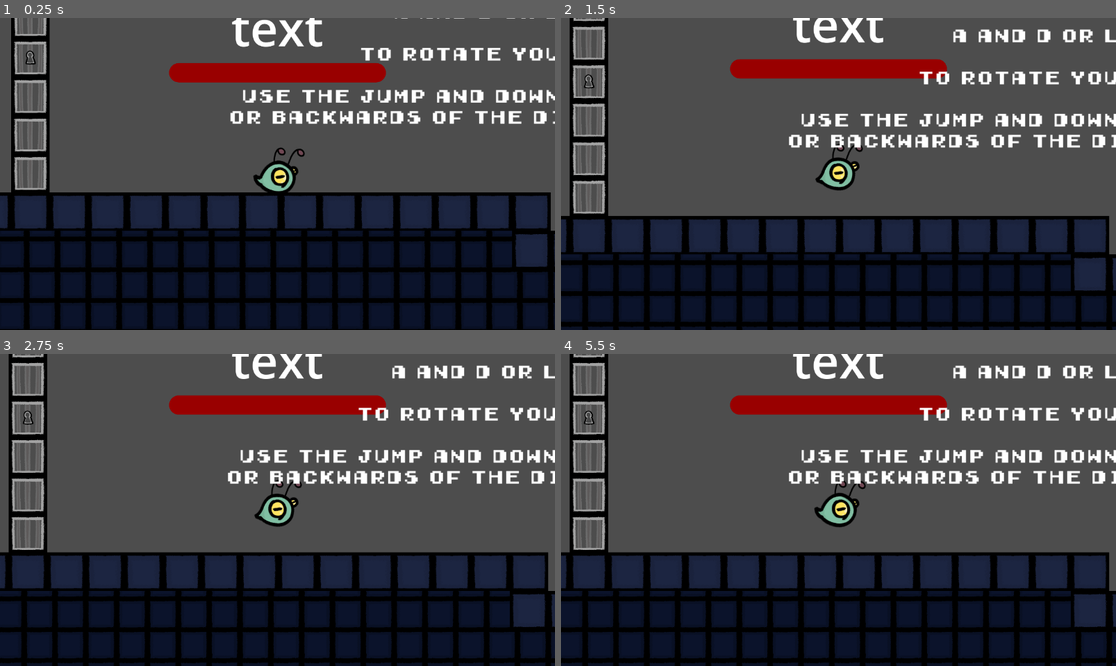
Above: before the commit, frames 1-4 (two rows, left to right).
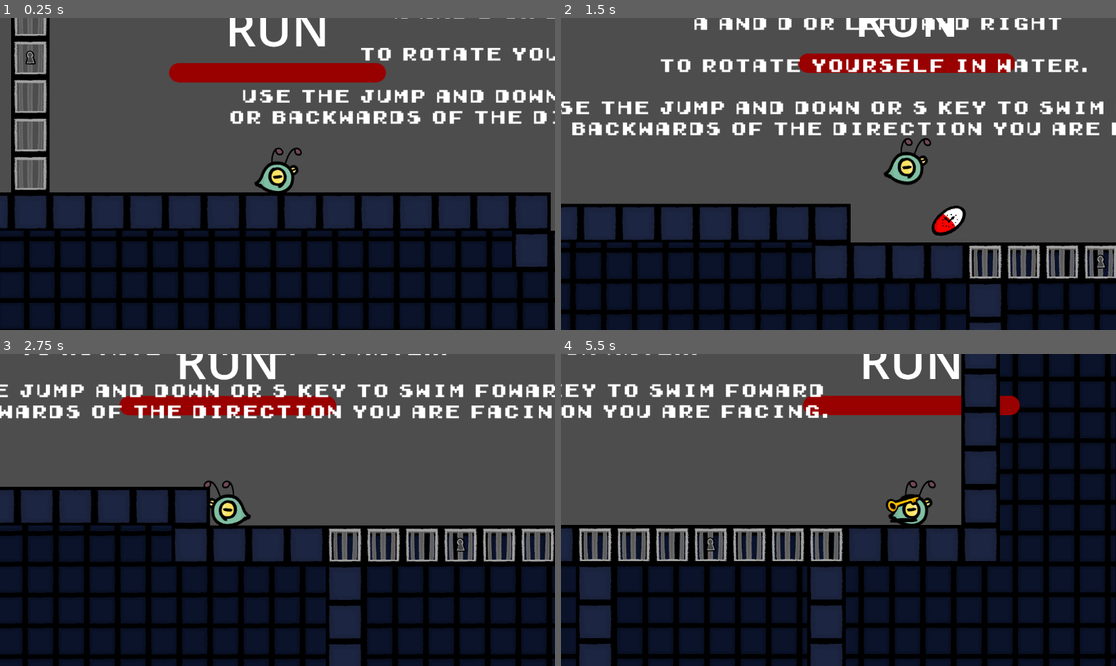
Above: after the commit, the same moments.

Repository: alexeiMikhail/evo
Game: Godot game, scene res://level_1.tscn
Same seed, same stepped clock (60 frames per second), same inputs: the game is played once before the commit and once after it. This scene is started directly instead of the project's main scene.
Inputs:
- Up to frame 1 (0.25 s): no input
- Up to frame 2 (1.5 s): tap Space at 0.5, 1.25 s; hold Right (move_right) from 0.53 s (still down); tap Shift (dash) at 0.6, 1.35 s; tap Up (jump) at 0.77 s
- Up to frame 3 (2.75 s): tap Up (jump) at 1.52 s; tap Space at 2 s; release Right (move_right) at 2.03 s; hold Left (move_left) from 2.03 s (still down); tap Shift (dash) at 2.1 s
- Up to frame 4 (5.5 s): tap Space at 2.75, 3.5, 4.25 s; tap Shift (dash) every 0.75 s from 2.85 to 5.1 s; tap Up (jump) at 3.02, 3.77, 4.52 s; release Left (move_left) at 4.28 s; hold Right (move_right) from 4.28 s (still down)

The runs differ from the first frame. In frame 1, 1.4% of the frame differs, in the area x 41-59%, y 0-56%; in frame 2, 41%; in frame 3, 39%; in frame 4, 48%, in the area x 0-100%, y 0-100%.
Error before the commit: Trying to assign value of type 'AnimatedSprite2D' to a variable of type 'Sprite2D'. (res://alien.gd:6)

Commit message:
Added logic to handle animation
Uses new animate() func to handle what animation should be getting played. Also renamed the AnimatedSprite2D "Sprite2D" to "AnimatedSprite2D", as well as renaming its reference variable in a similar way. In that node, added spots for all normal and idle animations. Only "swim" is currently animated.

Diff:
--- a/alien.gd
+++ b/alien.gd
@@ -3,7 +3,7 @@
 
 @onready var change_timer: Timer = %ChangeTimer
 @onready var progress_bar: ProgressBar = %ProgressBar
-@onready var sprite_2d: Sprite2D = %Sprite2D
+@onready var animated_sprite_2d: AnimatedSprite2D = %AnimatedSprite2D
 @onready var label: Label = %Label
 @onready var dash_timer: Timer = %DashTimer
 @onready var coyote_timer: Timer = %CoyoteTimer
@@ -25,7 +25,7 @@
 @export var RUN_SPEED: float = 400.0
 @export var JUMP_VELOCITY: float = -500.0
 @export var X_ACCELERATION: float = 25
-@export var SWIM_SPEED: float = 5000.0
+@export var SWIM_SPEED: float = 3000.0
 @export var ROTATION_SPEED: float = 5.0
 @export var HOP_SPEED: float = 1000.0
 
@@ -60,13 +60,15 @@
 	if was_on_floor and not is_on_floor():
 		coyote_timer.start()
 
+	animate()
+
 
 func change_state():
 	@warning_ignore("int_as_enum_without_cast")
 	if state == States.SWIM:
 		self.rotation = 0
 	elif state == States.FLY:
-		sprite_2d.flip_h = false
+		animated_sprite_2d.flip_h = false
 
 	state = (state + 1) % States.COUNT
 	label.text = States.keys()[state]
@@ -143,7 +145,7 @@
 	is_dashing = true
 	dash_timer.start()
 	if state == States.RUN or state == States.FLY:
-		if sprite_2d.flip_h:
+		if animated_sprite_2d.flip_h:
 			dash_direction = Vector2(-1, 0)
 		else:
 			dash_direction = Vector2(1, 0)
@@ -174,7 +176,7 @@
 	var direction := Input.get_axis("move_left", "move_right")
 	if direction:
 		velocity.x = move_toward(velocity.x, direction * RUN_SPEED * modifier, X_ACCELERATION)
-		sprite_2d.flip_h = direction < 0
+		animated_sprite_2d.flip_h = direction < 0
 	else:
 		velocity.x = move_toward(velocity.x, 0, X_ACCELERATION)
 
@@ -204,6 +206,23 @@
 	if not player_direction:
 		pass
 
-
 func die():
 	pass
+
+func animate():
+	match state:
+		States.RUN:
+			if velocity > Vector2.ZERO:
+				animated_sprite_2d.play("run")
+			else:
+				animated_sprite_2d.play("run_idle")
+		States.SWIM:
+			if velocity > Vector2.ZERO:
+				animated_sprite_2d.play("swim")
+			else:
+				animated_sprite_2d.play("swim_idle")
+		States.FLY:
+			if velocity > Vector2.ZERO:
+				animated_sprite_2d.play("fly")
+			else:
+				animated_sprite_2d.play("fly_idle")
--- a/alien.tscn
+++ b/alien.tscn
@@ -17,6 +17,26 @@
 
 [sub_resource type="SpriteFrames" id="SpriteFrames_hw111"]
 animations = [{
+"frames": [],
+"loop": true,
+"name": &"fly",
+"speed": 5.0
+}, {
+"frames": [],
+"loop": true,
+"name": &"fly_idle",
+"speed": 5.0
+}, {
+"frames": [],
+"loop": true,
+"name": &"run",
+"speed": 5.0
+}, {
+"frames": [],
+"loop": true,
+"name": &"run_idle",
+"speed": 5.0
+}, {
 "frames": [{
 "duration": 1.0,
 "texture": SubResource("AtlasTexture_u6tm7")
@@ -30,6 +50,11 @@
 "loop": true,
 "name": &"swim",
 "speed": 8.0
+}, {
+"frames": [],
+"loop": true,
+"name": &"swim_idle",
+"speed": 5.0
 }]
 
 [sub_resource type="CircleShape2D" id="CircleShape2D_wy5bg"]
@@ -53,12 +78,10 @@
 scale = Vector2(0.4, 0.4)
 script = ExtResource("1_qk2m3")
 
-[node name="Sprite2D" type="AnimatedSprite2D" parent="."]
+[node name="AnimatedSprite2D" type="AnimatedSprite2D" parent="."]
 unique_name_in_owner = true
 sprite_frames = SubResource("SpriteFrames_hw111")
 animation = &"swim"
-autoplay = "swim"
-frame_progress = 0.758892
 
 [node name="CollisionShape2D" type="CollisionShape2D" parent="."]
 position = Vector2(0, 1.52588e-05)
Not shown: 1 places in level_1.tscn that only renumber resources
